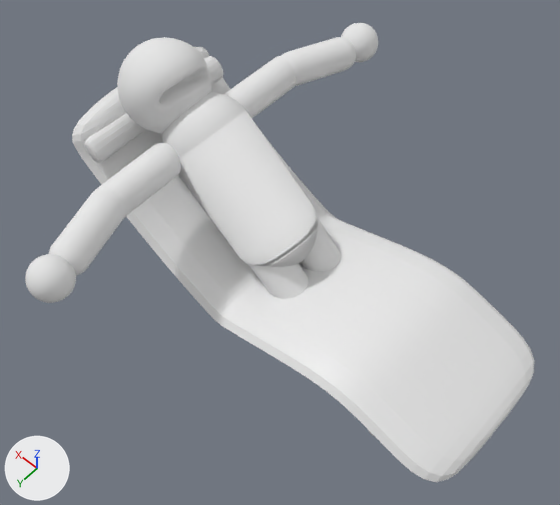
The Blender file Mario.blend, before and after one commit.
Both versions are drawn from a 50 mm camera at (4.76, 9.5, 19.38) aimed at (11.46, 2.15, 5.64). The axes (+X, +Y, +Z) are drawn at lower left. The lights are the same throughout.

Before the edit, the objects in view are built like this:
```python
me_kissen = bpy.data.meshes.new('Kissen')
me_kissen.from_pydata(...)  # 16 vertices, 14 faces; spans x -1.42..1.98, y -1.14..1.19, z -1.43..1.54
me_sitzflaeche = bpy.data.meshes.new('Sitzflaeche')
me_sitzflaeche.from_pydata(...)  # 57 vertices, 57 faces; spans x -19.1..55.8, y -1.0..1.0, z -6.6..3.7
me_sphere = bpy.data.meshes.new('Sphere')
me_sphere.from_pydata(...)  # 994 vertices, 1025 faces; spans x -1.0..1.0, y -1.0..1.0, z -0.99..1.0
me_sphere.polygons.foreach_set('use_smooth', [True] * 1025)
me_sphere.materials.append(mat_plastikweiss)  # white #e7e7e7
ob_head = bpy.data.objects.new('Head', me_sphere)
ob_head.location = (14.92, 1.93, 8.15)
ob_head.rotation_euler = (0.895, 0.0, 1.571)  # degrees (51, 0, 90)
ob_kissen = bpy.data.objects.new('Kissen', me_kissen)
ob_kissen.parent = ob_sitzflaeche
ob_kissen.matrix_parent_inverse = Matrix(((1.0, 0.0, 0.0, 0.951), (0.0, -0.0648, 0.0, 0.0338), (0.0, 0.0, -0.398, 1.695), (0.0, 0.0, 0.0, 1.0)))
ob_kissen.location = (47.53, 1.164, 17.41)
ob_kissen.rotation_euler = (0.0, 0.637, 0.0)  # degrees (0, 36, 0)
ob_kissen.scale = (-1.19, -11.5, -1.98)
_m = ob_kissen.modifiers.new('Subsurf', 'SUBSURF')
_m.levels = 5
ob_sitzflaeche = bpy.data.objects.new('Sitzflaeche', me_sitzflaeche)
ob_sitzflaeche.location = (8.47, 1.85, 5.34)
ob_sitzflaeche.scale = (0.143, -2.21, -0.36)
_m = ob_sitzflaeche.modifiers.new('Subsurf', 'SUBSURF')
_m.levels = 3
# also in view: 'LeftHand' at (13.42, 6.37, 7.29); 'Torso' at (12.9, 1.82, 6.53); 'LeftForearm.002' at (13.75, 5.17, 7.31); 'LeftHand.001' at (13.42, -2.8, 7.29); 'LeftForearm' at (13.73, -1.59, 7.3)
```
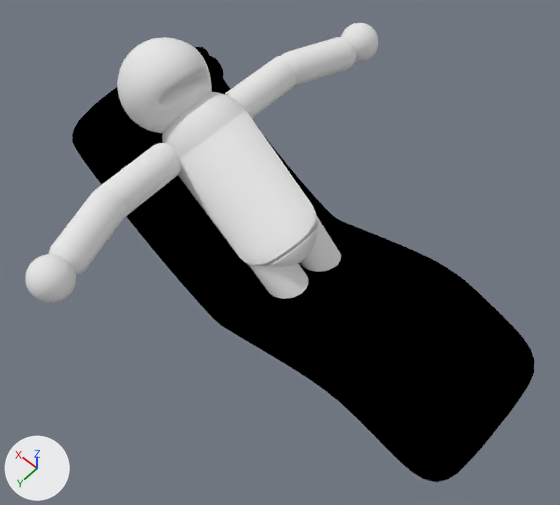
Where the change shows, as pixel boxes (x1, y1, x2, y2) in the pictures (560 x 505 px):
'Sitzflaeche', recoloured (white to black)
    both: (72, 47, 535, 482)
'Kissen', recoloured (grey to black)
    both: (85, 56, 224, 163)

The change, as a diff of the scene's bpy script:
```diff
--- a/Mario.blend.py
+++ b/Mario.blend.py
@@ mat_skin_organic_leather @@
+mat_skin_organic_leather = diffuse_material('Skin_Organic_Leather')
+mat_skin_organic_leather.base_color = (0.0, 0.0, 0.0)  # black #000000
@@ me_sitzflaeche @@
 me_sitzflaeche.from_pydata(...)  # 57 vertices, 57 faces; spans x -19.1..55.8, y -1.0..1.0, z -6.6..3.7
+me_sitzflaeche.materials.append(mat_skin_organic_leather)  # black #000000
@@ me_kissen @@
 me_kissen.from_pydata(...)  # 16 vertices, 14 faces; spans x -1.42..1.98, y -1.14..1.19, z -1.43..1.54
+me_kissen.materials.append(mat_skin_organic_leather)  # black #000000
```
